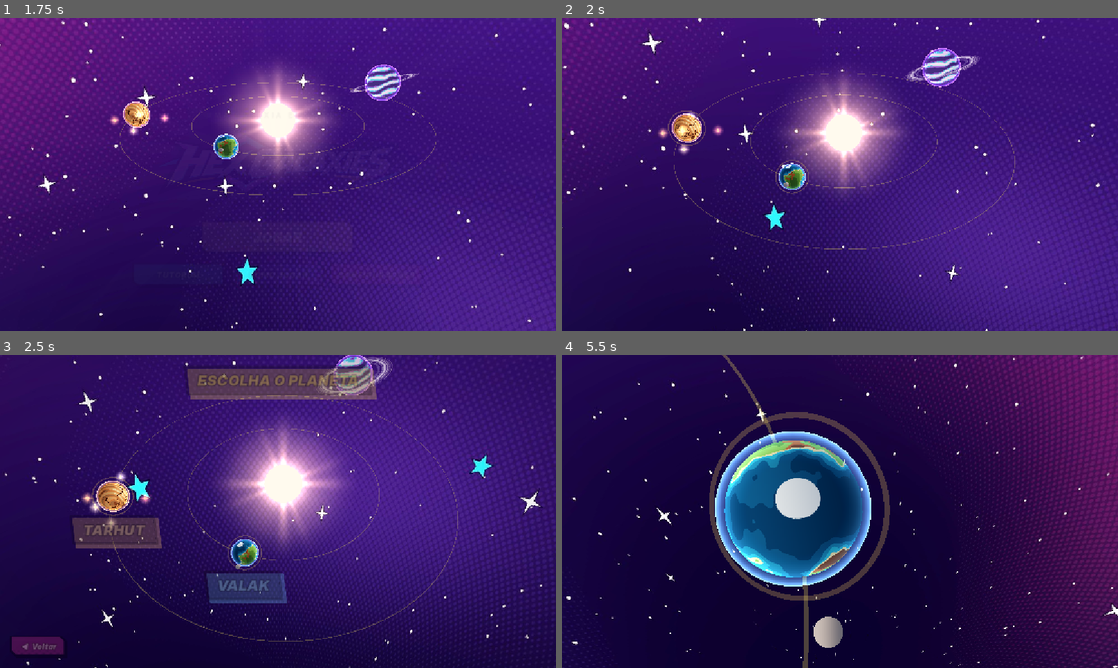
Above: before the commit, frames 1-4 (two rows, left to right).
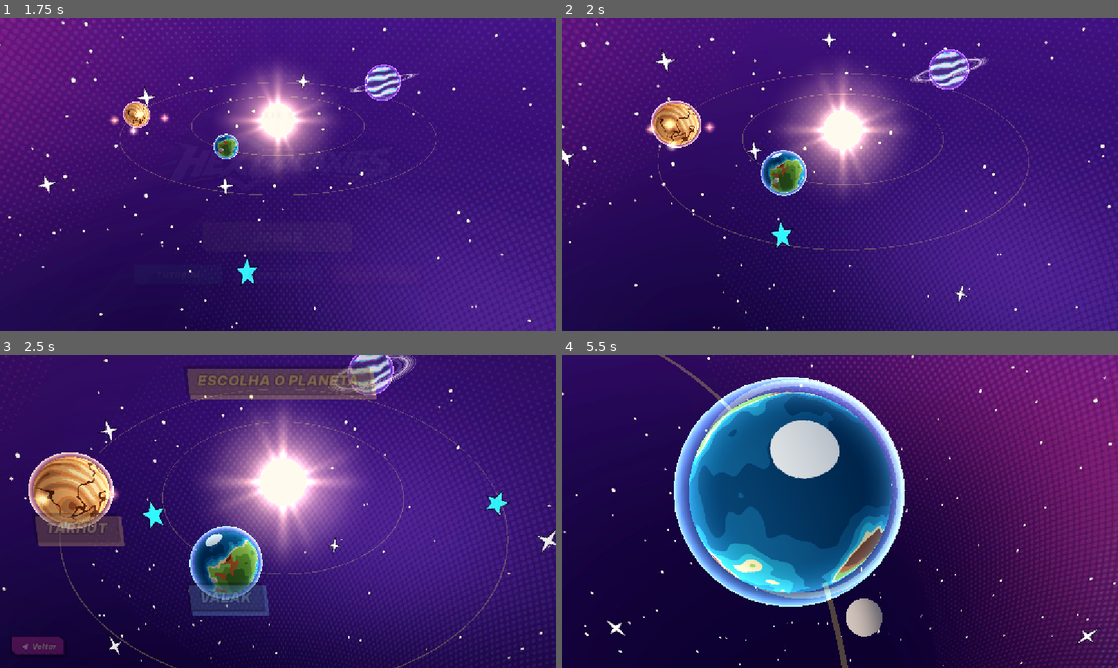
Above: after the commit, the same moments.

Repository: gabrielcamargols/Hex-Galaxies
Game: Godot game, scene res://scenes/main.tscn
The game is run twice, just before and just after one commit, with the same random seed, the same clock (stepped at 60 frames per second) and the same inputs.
Inputs (mouse positions are in pixels of both pictures, inside the frame that each line leads up to):
- Up to frame 1 (1.75 s): click "JOGAR" at 0.5 s; click "JOGAR" at 1.25 s
- Up to frame 2 (2 s): no input
- Up to frame 3 (2.5 s): tap Enter at 2 s; move the mouse to (400, 495) at 2.02 s; tap Q at 2.1 s; click (400, 495) at 2.17 s; tap Space at 2.27 s
- Up to frame 4 (5.5 s): click "VALAK" at 2.75 s; click "BATALHAR AQUI" at 3.5 s; drag from (728, 527) to (812, 574) at 4.27 s; click "◀ Planetas" at 5 s

Frame 1 is identical in both runs. In frame 2, 8.6% of the frame differs, in the area x 0-100%, y 0-100%; in frame 3, 25%; in frame 4, 45%.

Commit message:
Escolha do planeta com câmera mais perto, planetas maiores e textos maiores na ficha; lote 5: cenário do Valak com só duas entradas de mina, andaimes ao lado e cristais agrupados
Co-Authored-By: Claude Opus 5.5 <noreply@anthropic.com>
Claude-Session: https://claude.ai/code/session_019CTdQ6djbXyMqKZUfEDumg

Diff:
--- a/scripts/board.gd
+++ b/scripts/board.gd
@@ -2379,39 +2379,52 @@
 		var a2 = rng.randf() * TAU
 		var d2 = far + 4.5 + rng.randf_range(0.0, 4.0)
 		_rockwall(Vector3(cos(a2) * d2, BASE_Y, sin(a2) * d2), rng.randf_range(8.0, 16.0), rng.randf_range(2.2, 3.6), wall_cols[rng.randi() % 4].darkened(0.25), rng)
-	# cristais de enfeite nas paredes (não são do jogo)
-	var kinds = ["verde", "azul", "roxo"]
-	for i in range(16):
-		var a3 = rng.randf() * TAU
-		var d3 = far + rng.randf_range(0.2, 1.4)
-		var holder = Node3D.new()
-		holder.position = Vector3(cos(a3) * d3, BASE_Y + rng.randf_range(0.0, 1.2), sin(a3) * d3)
-		holder.scale = Vector3.ONE * rng.randf_range(0.9, 1.6)
-		scenery_root.add_child(holder)
-		_crystal_cluster(holder, kinds[rng.randi() % 3], 900 + i)
-	# entradas de mina nas pontas de fora dos trilhos
+	# cenário organizado: só duas entradas de mina, de lados opostos; cada uma ladeada por
+	# um andaime; os cristais de enfeite ficam em dois grupos, nos lados livres entre elas
+	var cands = []
 	for ti in range(g.tracks.size()):
 		var tr = g.tracks[ti]
 		if tr.size() < 2:
 			continue
 		if g.track_loop[ti]:
-			# trilho circular: duas entradas de mina na parede, de lados opostos
 			for k in [tr.size() / 12, tr.size() / 12 + tr.size() / 2]:
-				var wp = world_xz(tr[k])
-				var ov = wp.normalized()
-				var pe = ov * (PLAT + 0.6)
-				_mine_entrance(Vector3(pe.x, BASE_Y, pe.y), atan2(ov.x, ov.y))
-			continue
-		var end = world_xz(tr[0])
-		var prev = world_xz(tr[1])
-		var dirv = (end - prev).normalized()
-		var p = end + dirv * 1.7
-		_mine_entrance(Vector3(p.x, BASE_Y, p.y), atan2(dirv.x, dirv.y))
-	# andaimes amarelos na parede, entre as entradas
-	for k in range(4):
-		var a4 = PI * 0.5 * k + 0.6
-		var d4 = far + 0.2
-		_scaffold(Vector3(cos(a4) * d4, BASE_Y, sin(a4) * d4), -a4 + PI * 0.5)
+				cands.append(world_xz(tr[k]).normalized())
+		else:
+			var end = world_xz(tr[0])
+			cands.append((end - world_xz(tr[1])).normalized())
+	if cands.is_empty():
+		cands = [Vector2(0, 1), Vector2(0, -1)]
+	var pa = cands[0]
+	var pb = cands[0]
+	var best = -2.0
+	for x in cands:
+		for y in cands:
+			var dd = -x.dot(y)
+			if dd > best:
+				best = dd
+				pa = x
+				pb = y
+	if cands.size() == 1:
+		pb = -pa
+	for ov in [pa, pb]:
+		var ang = atan2(ov.y, ov.x)
+		var pe = ov * (PLAT + 0.6)
+		_mine_entrance(Vector3(pe.x, BASE_Y, pe.y), atan2(ov.x, ov.y))
+		for side in [-0.32, 0.32]:
+			var a4 = ang + side
+			var d4 = far + 0.2
+			_scaffold(Vector3(cos(a4) * d4, BASE_Y, sin(a4) * d4), -a4 + PI * 0.5)
+	var kinds = ["verde", "azul", "roxo"]
+	var mid = atan2(pa.y, pa.x) + PI * 0.5
+	for grp in [mid, mid + PI]:
+		for i in range(7):
+			var a3 = grp + rng.randf_range(-0.55, 0.55)
+			var d3 = far + rng.randf_range(0.2, 1.4)
+			var holder = Node3D.new()
+			holder.position = Vector3(cos(a3) * d3, BASE_Y + rng.randf_range(0.0, 1.2), sin(a3) * d3)
+			holder.scale = Vector3.ONE * rng.randf_range(0.9, 1.7)
+			scenery_root.add_child(holder)
+			_crystal_cluster(holder, kinds[i % 3], 900 + i + (0 if grp == mid else 50))
 	_build_pit()
 
 
--- a/scripts/galaxy.gd
+++ b/scripts/galaxy.gd
@@ -344,7 +344,8 @@
 			var yaw = clock * 0.025 + 0.6
 			return [Vector3(sin(yaw) * 96.0, 34.0, cos(yaw) * 96.0), Vector3(0, -15, 0), 0.0]
 		"select":
-			return [Vector3(0, 74, 58), Vector3(0, 0, 6), 0.0]
+			# mais perto: os planetas jogáveis ocupam boa parte da tela
+			return [Vector3(0, 50, 44), Vector3(0, 0, 4), 0.0]
 		"focus", "dive":
 			var pp = planet_pos(focus_id)
 			var r = planet_size(focus_id)
@@ -387,7 +388,10 @@
 		if mode == "select" and n["data"].get("pick", false):
 			base_a = 0.25
 		(sel.material_override as StandardMaterial3D).albedo_color.a = max(base_a, n["hl"] * pulse)
-		var sc = 1.0 + n["hl"] * 0.08
+		# na escolha, os planetas jogáveis crescem para mostrar o que são
+		var big_goal = 2.1 if (mode == "select" and n["data"].get("pick", false)) else 1.0
+		n["big"] = lerp(float(n.get("big", 1.0)), big_goal, min(1.0, delta * 3.0))
+		var sc = n["big"] * (1.0 + n["hl"] * 0.08)
 		n["body"].scale = Vector3.ONE * sc
 	# câmera
 	if mode == "dive":
@@ -418,7 +422,7 @@
 	var best_t = 1e9
 	for id in pickable():
 		var c = planet_pos(id)
-		var r = planet_size(id) * 1.6
+		var r = planet_size(id) * 1.6 * float(nodes[id].get("big", 1.0))
 		var oc = o - c
 		var b = oc.dot(d)
 		var cc = oc.dot(oc) - r * r
--- a/scripts/main.gd
+++ b/scripts/main.gd
@@ -979,14 +979,14 @@
 	if font_title != null:
 		nm.add_theme_font_override("font", font_title)
 	nm.add_theme_constant_override("outline_size", 12)
-	_label(v, d.get("sub", "").to_upper(), 14, C_GOLD)
-	var dl = _label(v, d.get("desc", ""), 15, C_TXT)
+	_label(v, d.get("sub", "").to_upper(), 17, C_GOLD)
+	var dl = _label(v, d.get("desc", ""), 20 if compact else 19, C_TXT)
 	dl.autowrap_mode = TextServer.AUTOWRAP_WORD_SMART
-	dl.custom_minimum_size = Vector2(320 if compact else 400, 0)
+	dl.custom_minimum_size = Vector2(360 if compact else 440, 0)
 	var sp = Control.new()
 	sp.custom_minimum_size = Vector2(0, 6)
 	v.add_child(sp)
-	var ah = _label(v, "ARENAS", 18, ac.lightened(0.3))
+	var ah = _label(v, "ARENAS", 22, ac.lightened(0.3))
 	if font_btn != null:
 		ah.add_theme_font_override("font", font_btn)
 	for ar in d.get("arenas", [{"name": d["name"], "map": d["map"], "desc": ""}]):
@@ -994,16 +994,17 @@
 		row.add_theme_stylebox_override("panel", _flat(Color(0, 0, 0, 0.35), ac.darkened(0.2), 2, 3, 10))
 		v.add_child(row)
 		var rv = _vbox(row, 4)
-		var an = _label(rv, ar["name"].to_upper(), 20, Color.WHITE)
+		var an = _label(rv, ar["name"].to_upper(), 24, Color.WHITE)
 		if font_btn != null:
 			an.add_theme_font_override("font", font_btn)
 		if ar.get("desc", "") != "":
-			var ad = _label(rv, ar["desc"], 13, C_DIM)
+			var ad = _label(rv, ar["desc"], 17, C_TXT.darkened(0.1))
 			ad.autowrap_mode = TextServer.AUTOWRAP_WORD_SMART
-			ad.custom_minimum_size = Vector2(300 if compact else 380, 0)
+			ad.custom_minimum_size = Vector2(340 if compact else 420, 0)
 		var bb = _cbtn(rv, "BATALHAR AQUI", C_GOLD, _choose_planet.bind(id, ar["map"]))
 		_primary(bb)
-		bb.custom_minimum_size = Vector2(0, 46)
+		bb.custom_minimum_size = Vector2(0, 56)
+		bb.add_theme_font_size_override("font_size", 22)
 	panel.set_anchors_and_offsets_preset(Control.PRESET_CENTER_RIGHT, Control.PRESET_MODE_MINSIZE, 40)
 	panel.grow_horizontal = Control.GROW_DIRECTION_BEGIN
 	panel.grow_vertical = Control.GROW_DIRECTION_BOTH
